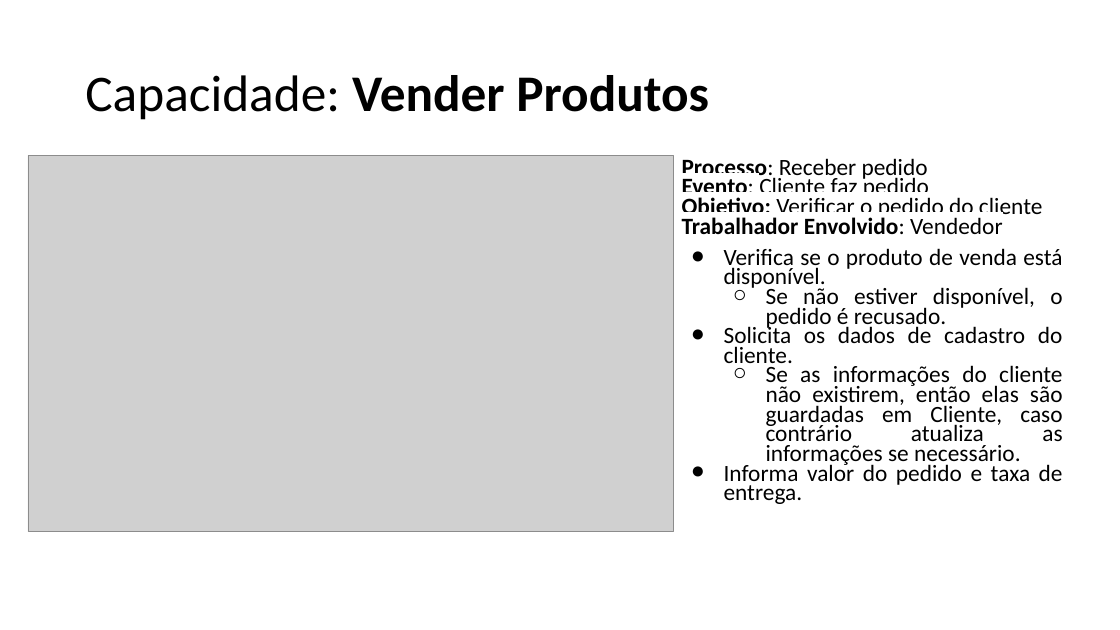
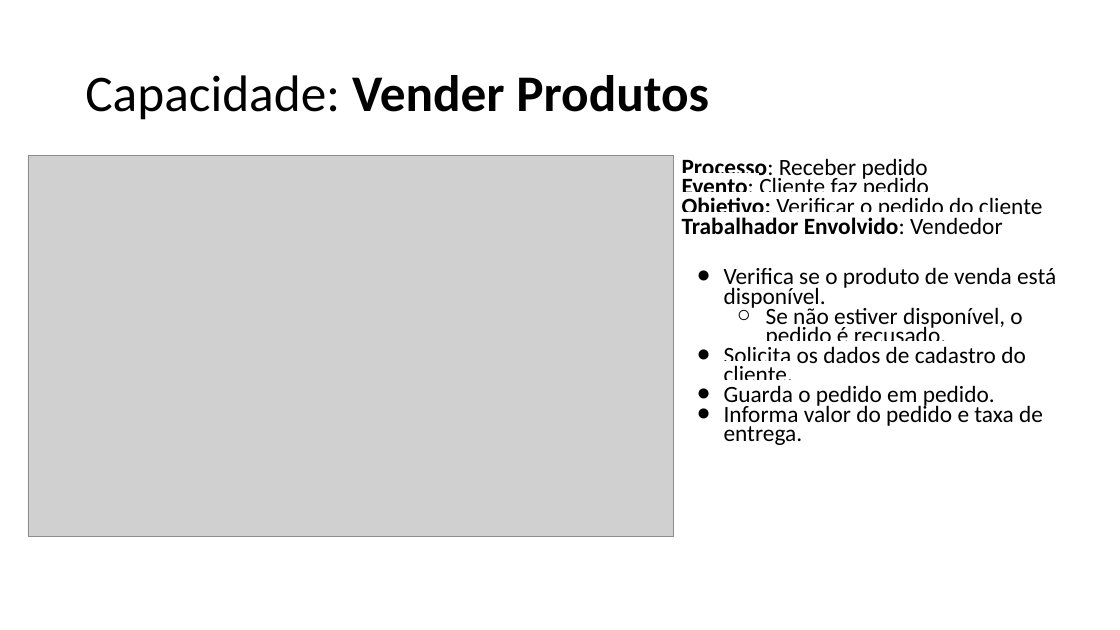
Before and after one commit to emersonsoaresdasilva/projeto-ope, a slide deck: slide 1 of 18-Descrição dos Processos de Negócio.pptx. Drawn at 1120x630 pixels with LibreOffice and Linux fonts; fonts in the diff are those of the drawing; grey boxes stand for pictures. Boxes give left, top, right and bottom in pixels: in the first picture for what was removed or moved away, otherwise in the second. Text is boxed around its words. In the diff, an @@ line names an element or a change of style, - is before the commit and + after.

```diff
--- a/18-Descrição dos Processos de Negócio.pptx
+++ b/18-Descrição dos Processos de Negócio.pptx
@@ picture: place and size @@
-picture at (28, 155, 673, 532)
+picture at (28, 155, 673, 536)
@@ text "Processo: Receber pedido": place and size @@
-text "Processo: Receber pedido" at (682, 158, 1063, 504)
+text "Processo: Receber pedido" at (673, 155, 1071, 513)
@@ text "Processo: Receber pedido" at (673, 155, 1071, 513): fill none to #FFFFFF; outline none to #FFFFFF 0.75 pt @@
@@ text at (682, 158, 1056, 445): highlight none to #FFFFFF in "Solicita os dados de cadastro do cliente."; alignment justified to left; indent changed @@
@@ text at (724, 385, 995, 408): text changed @@
-  ○ Se as informações do cliente não existirem, então elas são guardadas em Cliente, caso contrário atualiza as informações se necessário.
+● Guarda o pedido em pedido.
```
Also in this commit, not shown: 21 other slides changed, 1 slide added, 15 other files.
